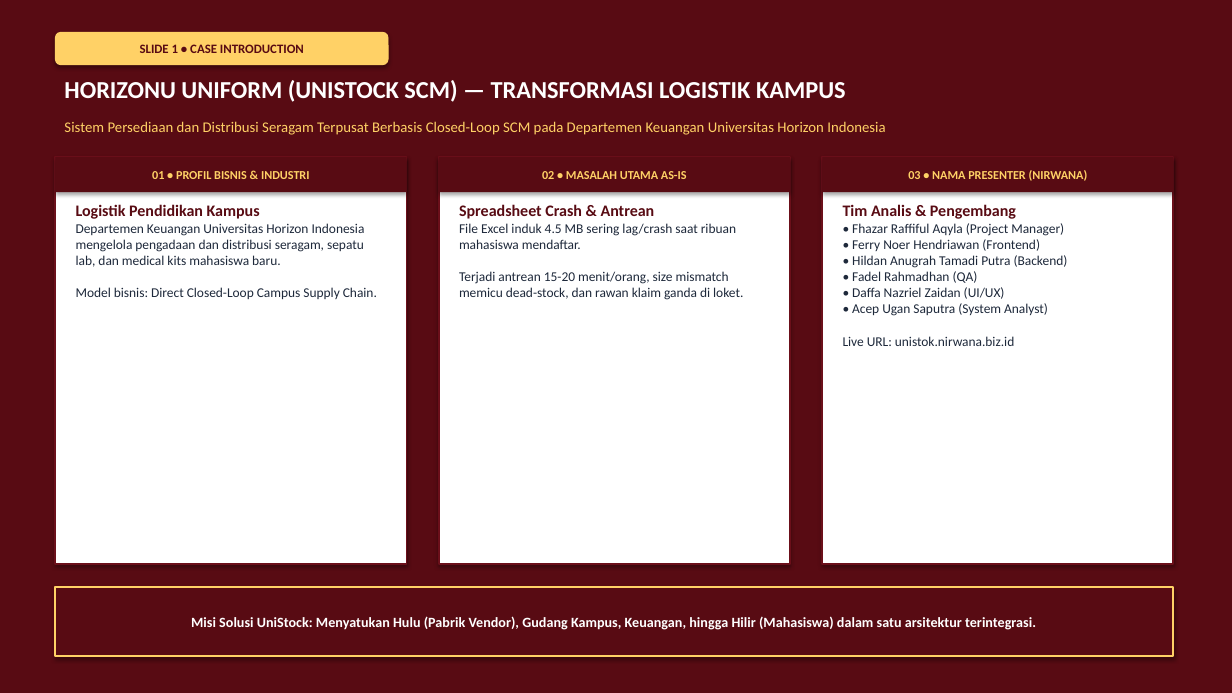
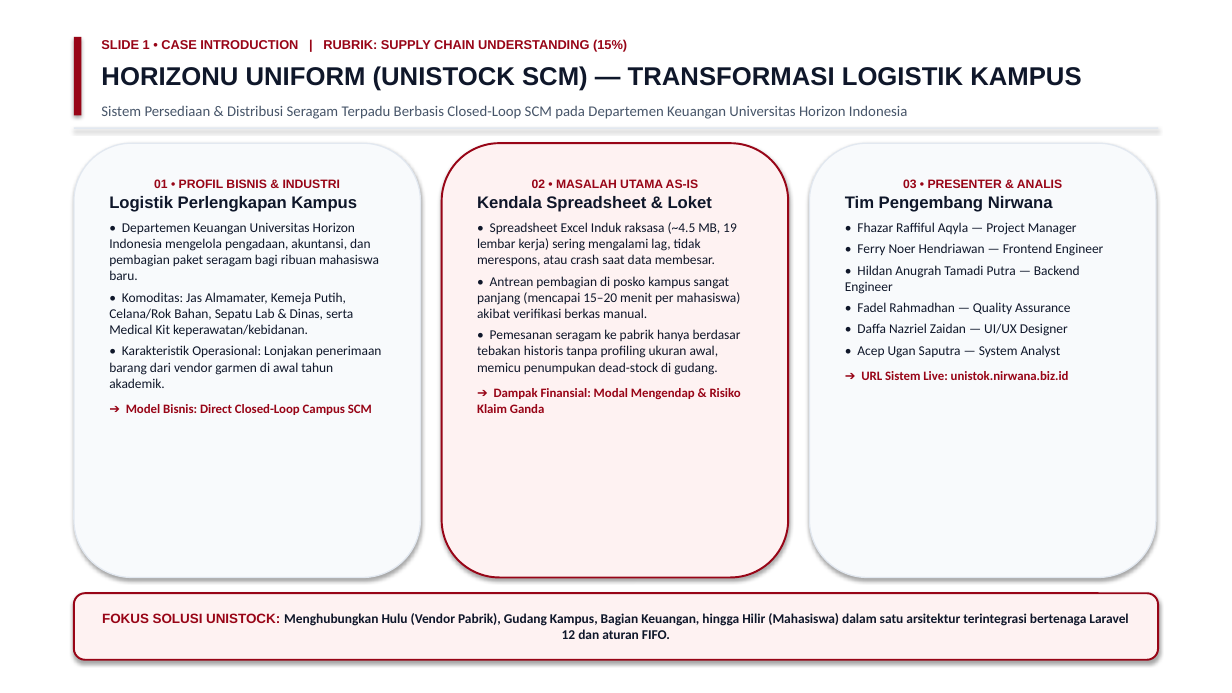
Before and after one commit to hildan-anugrah/tectnospark, a slide deck: slide 1 of HorizonU_Uniform_UniStock_SCM_Presentasi_Technospark.pptx. Drawn at 1232x693 pixels with LibreOffice and Linux fonts; fonts in the diff are those of the drawing. Boxes give left, top, right and bottom in pixels: in the first picture for what was removed or moved away, otherwise in the second. Text is boxed around its words. In the diff, an @@ line names an element or a change of style, - is before the commit and + after.

Commit message:
style: align color palette to corporate white and crimson matching pitch deck reference

```diff
--- a/HorizonU_Uniform_UniStock_SCM_Presentasi_Technospark.pptx
+++ b/HorizonU_Uniform_UniStock_SCM_Presentasi_Technospark.pptx
@@ background #580B13 to #FFFFFF @@
@@ rounded rectangle removed at box(55, 32, 388, 65) @@
-SLIDE 1 • CASE INTRODUCTION
@@ rectangle added at box(74, 37, 81, 116), fill #980517 @@
@@ text "HORIZONU UNIFORM (UNISTOCK SCM) — ...": place and size @@
-text "HORIZONU UNIFORM (UNISTOCK SCM) — ..." at box(64, 80, 846, 102)
+text "HORIZONU UNIFORM (UNISTOCK SCM) — ..." at box(101, 66, 1081, 91)
@@ text "HORIZONU UNIFORM (UNISTOCK SCM) — ..." at box(101, 66, 1081, 91): size 19 to 20 pt, font Calibri to Arial, text colour #FFFFFF to #0F172A @@
@@ text added at box(101, 39, 627, 52), 10 pt, text #980517, bold @@
+SLIDE 1 • CASE INTRODUCTION | RUBRIK: SUPPLY CHAIN UNDERSTANDING (15%)
@@ text at box(101, 105, 907, 119): text changed; text colour #FFD166 to #475569 @@
-Sistem Persediaan dan Distribusi Seragam Terpusat Berbasis Closed-Loop SCM pada Departemen Keuangan Universitas Horizon Indonesia
+Sistem Persediaan & Distribusi Seragam Terpadu Berbasis Closed-Loop SCM pada Departemen Keuangan Universitas Horizon Indonesia
@@ rounded rectangle "01 • PROFIL BISNIS & ...": place and size @@
-rounded rectangle "01 • PROFIL BISNIS & ..." at box(76, 204, 365, 267)
+rounded rectangle "01 • PROFIL BISNIS & ..." at box(74, 143, 421, 578)
@@ rounded rectangle "01 • PROFIL BISNIS & ..." at box(74, 143, 421, 578): fill none to #F8FAFC; outline none to #E2E8F0 1 pt; shadow on @@
@@ rectangle added at box(74, 128, 1158, 128), fill #E2E8F0 @@
@@ rounded rectangle "02 • MASALAH UTAMA AS-IS": place and size @@
-rounded rectangle "02 • MASALAH UTAMA AS-IS" at box(439, 157, 790, 564)
+rounded rectangle "02 • MASALAH UTAMA AS-IS" at box(442, 143, 788, 578)
@@ rounded rectangle "02 • MASALAH UTAMA AS-IS" at box(442, 143, 788, 578): rectangle to rounded rectangle; fill #FFFFFF to #FEF2F2; outline #6B0F1A 1.5 pt to #980517 1.5 pt @@
@@ rounded rectangle "03 • PRESENTER & ANALIS" at box(810, 143, 1156, 578): fill none to #F8FAFC; outline none to #E2E8F0 1 pt; shadow on @@
@@ rounded rectangle "03 • PRESENTER & ANALIS": place and size @@
-rounded rectangle "03 • PRESENTER & ANALIS" at box(843, 204, 1068, 346)
+rounded rectangle "03 • PRESENTER & ANALIS" at box(810, 143, 1156, 578)
@@ rectangle removed at box(55, 157, 407, 564) @@
@@ rectangle removed at box(55, 157, 407, 192) @@
-01 • PROFIL BISNIS & INDUSTRI
@@ text in rounded rectangle at box(109, 179, 382, 415): text changed; text colour #1E293B to #0F172A @@
-Logistik Pendidikan Kampus
-Departemen Keuangan Universitas Horizon Indonesia mengelola pengadaan dan distribusi seragam, sepatu lab, dan medical kits mahasiswa baru.
-Model bisnis: Direct Closed-Loop Campus Supply Chain.
+01 • PROFIL BISNIS & INDUSTRI
+Logistik Perlengkapan Kampus
+• Departemen Keuangan Universitas Horizon Indonesia mengelola pengadaan, akuntansi, dan pembagian paket seragam bagi ribuan mahasiswa baru.
+• Komoditas: Jas Almamater, Kemeja Putih, Celana/Rok Bahan, Sepatu Lab & Dinas, serta Medical Kit keperawatan/kebidanan.
+• Karakteristik Operasional: Lonjakan penerimaan barang dari vendor garmen di awal tahun akademik.
+➔ Model Bisnis: Direct Closed-Loop Campus SCM
@@ rectangle removed at box(439, 157, 790, 192) @@
-02 • MASALAH UTAMA AS-IS
@@ text in rounded rectangle at box(477, 179, 741, 413): text added @@
+02 • MASALAH UTAMA AS-IS
+Kendala Spreadsheet & Loket
+• Spreadsheet Excel Induk raksasa (~4.5 MB, 19 lembar kerja) sering mengalami lag, tidak merespons, atau crash saat data membesar.
+• Antrean pembagian di posko kampus sangat panjang (mencapai 15–20 menit per mahasiswa) akibat verifikasi berkas manual.
+• Pemesanan seragam ke pabrik hanya berdasar tebakan historis tanpa profiling ukuran awal, memicu penumpukan dead-stock di gudang.
+➔ Dampak Finansial: Modal Mengendap & Risiko Klaim Ganda
@@ rectangle removed at box(823, 157, 1174, 564) @@
@@ rectangle removed at box(823, 157, 1174, 192) @@
-03 • NAMA PRESENTER (NIRWANA)
@@ text in rounded rectangle at box(845, 179, 1103, 380): text changed; text colour #1E293B to #0F172A @@
-Tim Analis & Pengembang
-• Fhazar Raffiful Aqyla (Project Manager)
-• Ferry Noer Hendriawan (Frontend)
-• Hildan Anugrah Tamadi Putra (Backend)
-• Fadel Rahmadhan (QA)
-• Daffa Nazriel Zaidan (UI/UX)
-• Acep Ugan Saputra (System Analyst)
-Live URL: unistok.nirwana.biz.id
+03 • PRESENTER & ANALIS
+Tim Pengembang Nirwana
+• Fhazar Raffiful Aqyla — Project Manager
+• Ferry Noer Hendriawan — Frontend Engineer
+• Hildan Anugrah Tamadi Putra — Backend Engineer
+• Fadel Rahmadhan — Quality Assurance
+• Daffa Nazriel Zaidan — UI/UX Designer
+• Acep Ugan Saputra — System Analyst
+➔ URL Sistem Live: unistok.nirwana.biz.id
@@ text removed at box(459, 204, 743, 300) @@
-Spreadsheet Crash & Antrean
-File Excel induk 4.5 MB sering lag/crash saat ribuan mahasiswa mendaftar.
-Terjadi antrean 15-20 menit/orang, size mismatch memicu dead-stock, dan rawan klaim ganda di loket.
@@ rounded rectangle "FOKUS SOLUSI UNISTOCK: Menghubungkan Hulu ...": place and size @@
-rounded rectangle "FOKUS SOLUSI UNISTOCK: Menghubungkan Hulu ..." at box(55, 587, 1174, 656)
+rounded rectangle "FOKUS SOLUSI UNISTOCK: Menghubungkan Hulu ..." at box(74, 593, 1158, 660)
@@ rounded rectangle "FOKUS SOLUSI UNISTOCK: Menghubungkan Hulu ..." at box(74, 593, 1158, 660): rectangle to rounded rectangle; fill #580B13 to #FEF2F2; outline #FFD166 1.5 pt to #980517 1.5 pt @@
@@ text in rounded rectangle at box(102, 613, 1128, 639): text changed; size 11 to 10.5 pt; text colour #FFFFFF to #0F172A @@
-Misi Solusi UniStock: Menyatukan Hulu (Pabrik Vendor), Gudang Kampus, Keuangan, hingga Hilir (Mahasiswa) dalam satu arsitektur terintegrasi.
+FOKUS SOLUSI UNISTOCK: Menghubungkan Hulu (Vendor Pabrik), Gudang Kampus, Bagian Keuangan, hingga Hilir (Mahasiswa) dalam satu arsitektur terintegrasi bertenaga Laravel 12 dan aturan FIFO.
```
Also in this commit, not shown: 7 other slides changed, 2 other files.
